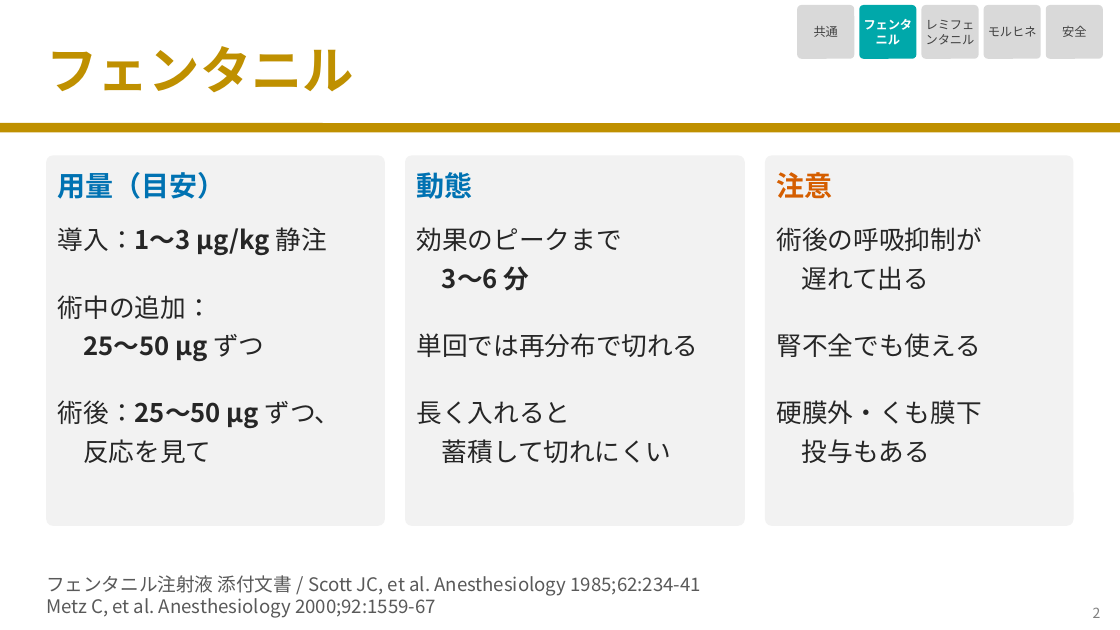
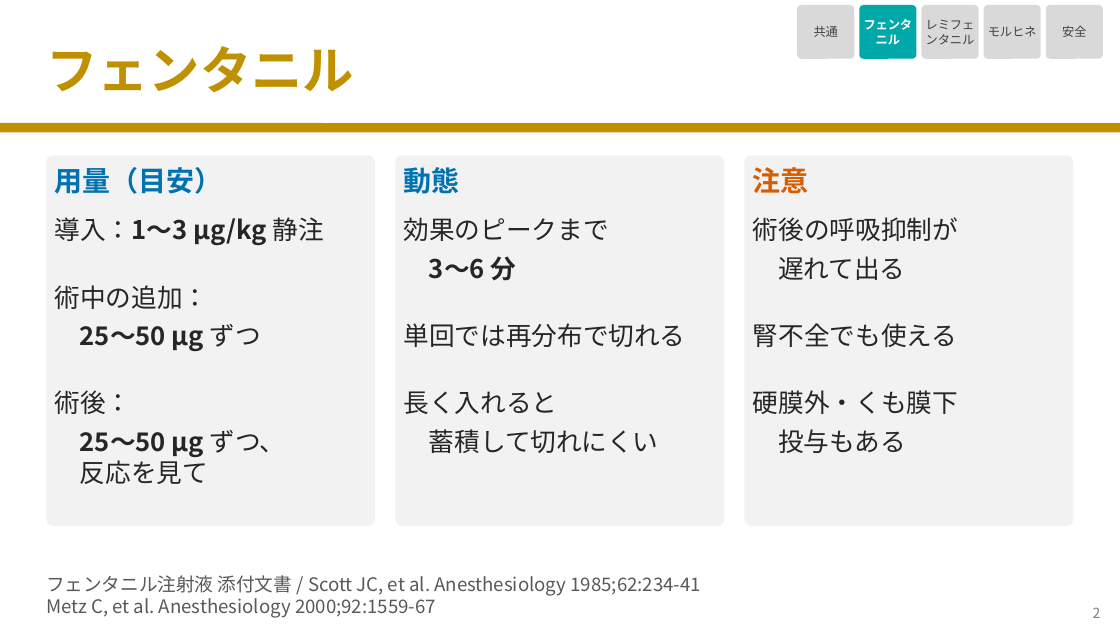
Before and after one commit to nobumitsu-3141/Anes-lecture, a slide deck: slide 3 of slides/3-4_opioids/3-4_opioids.pptx. Drawn at 1120x630 pixels with LibreOffice and Linux fonts; fonts in the diff are those of the drawing. Boxes give left, top, right and bottom in pixels: in the first picture for what was removed or moved away, otherwise in the second. Text is boxed around its words. In the diff, an @@ line names an element or a change of style, - is before the commit and + after.

```diff
--- a/slides/3-4_opioids/3-4_opioids.pptx
+++ b/slides/3-4_opioids/3-4_opioids.pptx
@@ rounded rectangle: place and size @@
-rounded rectangle at [46, 155, 385, 526]
+rounded rectangle at [46, 155, 376, 526]
@@ text "用量（目安）": place and size @@
-text "用量（目安）" at [58, 172, 226, 199]
+text "用量（目安）" at [55, 167, 223, 194]
@@ rounded rectangle: place and size @@
-rounded rectangle at [405, 155, 745, 526]
+rounded rectangle at [396, 155, 725, 526]
@@ text "動態": place and size @@
-text "動態" at [417, 168, 473, 204]
+text "動態" at [404, 163, 460, 199]
@@ rounded rectangle: place and size @@
-rounded rectangle at [765, 155, 1074, 526]
+rounded rectangle at [744, 155, 1074, 526]
@@ rounded rectangle at [744, 155, 1074, 526]: proportions changed @@
@@ text "注意": place and size @@
-text "注意" at [777, 172, 833, 199]
+text "注意" at [753, 167, 809, 194]
@@ text "術後の呼吸抑制が": place and size @@
-text "術後の呼吸抑制が" at [777, 227, 982, 251]
+text "術後の呼吸抑制が" at [753, 217, 958, 241]
@@ text "遅れて出る": place and size @@
-text "遅れて出る" at [802, 266, 929, 290]
+text "遅れて出る" at [778, 256, 905, 280]
@@ 3 texts: place and size @@
-3 texts at [58, 227, 327, 361]
+3 texts at [55, 217, 324, 351]
@@ text "腎不全でも使える": place and size @@
-text "腎不全でも使える" at [777, 333, 981, 357]
+text "腎不全でも使える" at [753, 323, 957, 347]
@@ text "硬膜外・くも膜下": place and size @@
-text "硬膜外・くも膜下" at [777, 400, 982, 424]
+text "硬膜外・くも膜下" at [753, 390, 958, 414]
@@ text at [55, 390, 132, 414]: text changed; bold off @@
-術後：25〜50 µg ずつ、
+術後：
@@ text at [80, 430, 286, 457]: paragraph added @@
+25〜50 µg ずつ、
@@ text "25〜50 µg ずつ、": place and size @@
-text "25〜50 µg ずつ、" at [83, 439, 211, 463]
+text "25〜50 µg ずつ、" at [80, 430, 286, 484]
@@ 5 texts: place and size @@
-5 texts at [417, 227, 699, 463]
+5 texts at [404, 217, 686, 453]
@@ text "投与もある": place and size @@
-text "投与もある" at [802, 439, 930, 463]
+text "投与もある" at [778, 429, 906, 453]
```
Also in this commit, not shown: 7 other slides changed, 7 other files.
